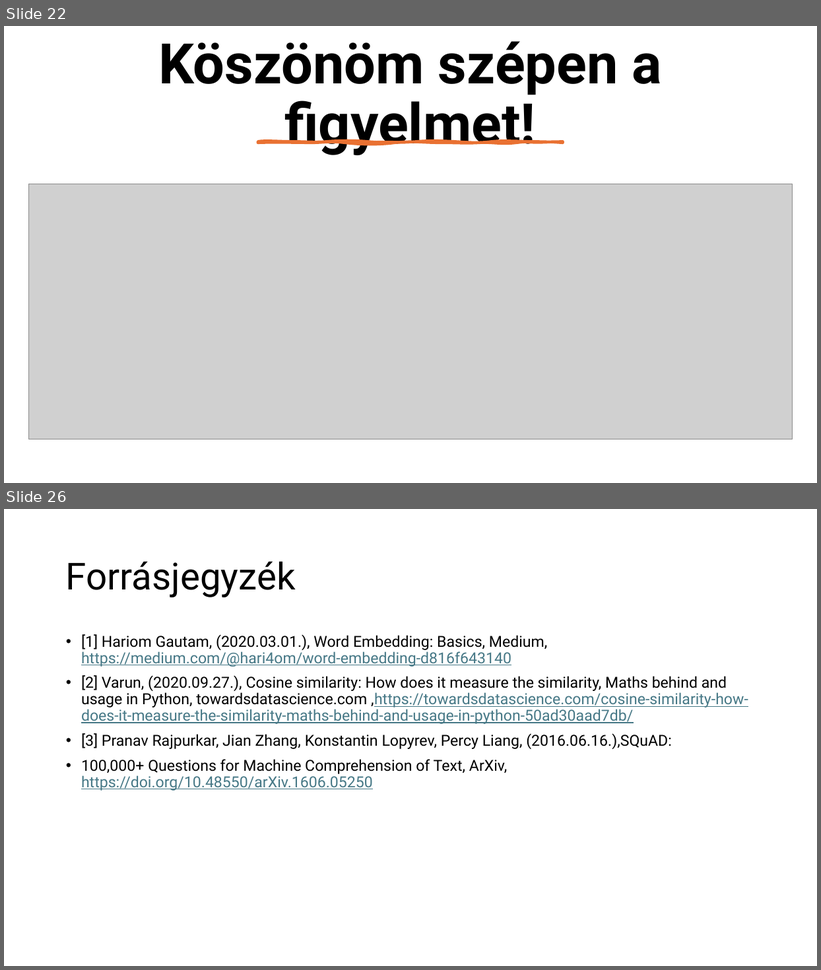
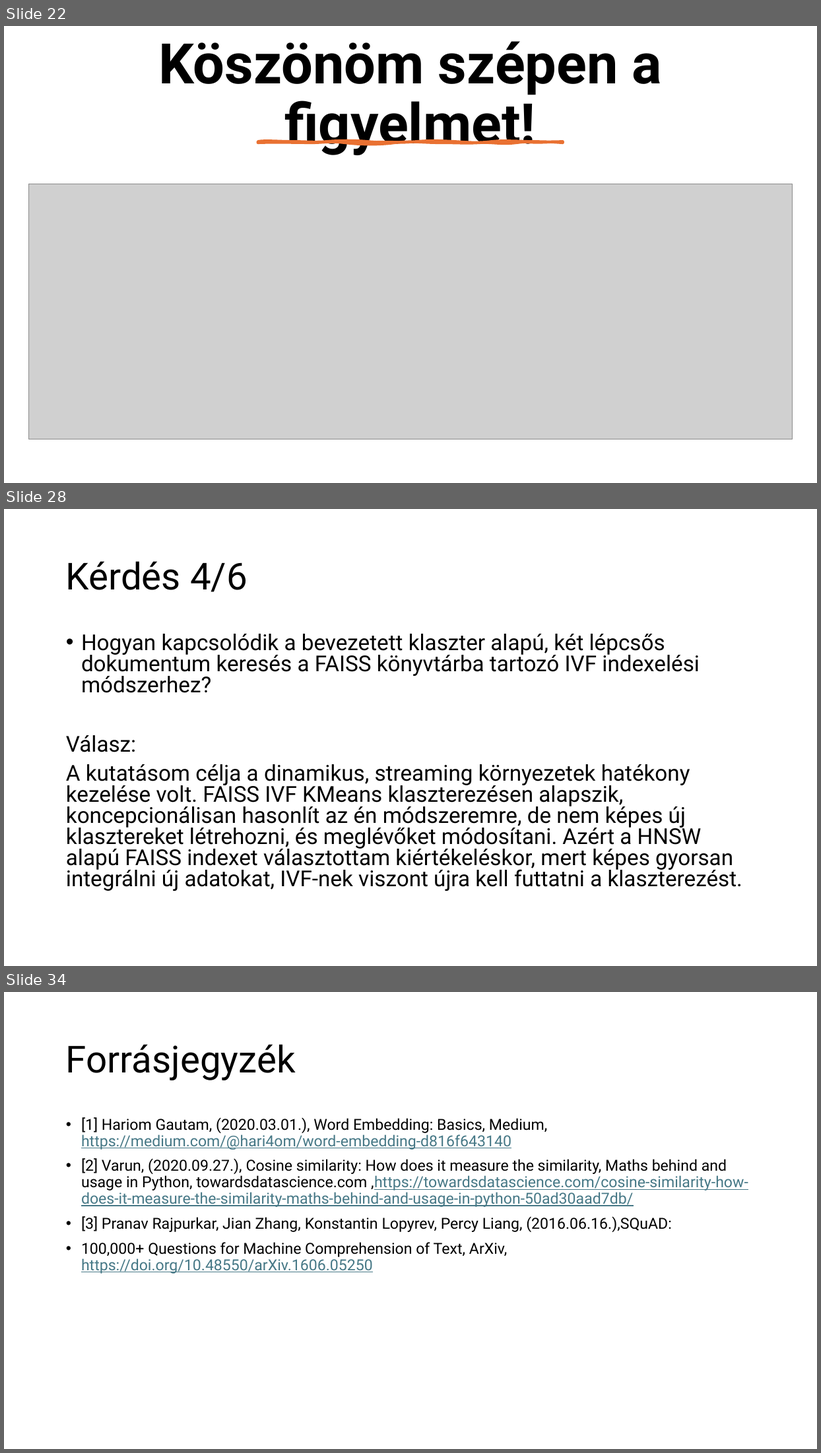
Before and after one commit to czotterbenedek/rag-onlineclustering-optimization, a slide deck: tdk/CzotterBenedek_TDK_javitott_2.0.pptx. Shown one above the other, each under a label of ours: slides 22 and 26 before the commit, slides 22, 28 and 34 after it; the slides between them are not shown. The pictures are 821x970 and 821x1453 pixels, drawn with LibreOffice and Linux fonts; fonts in the diff are those of the drawing; grey boxes stand for pictures. Boxes give left, top, right and bottom in pixels: in the first picture for what was removed or moved away, otherwise in the second. Text is boxed around its words. In the diff, an @@ line names an element or a change of style, - is before the commit and + after.

```diff
--- a/tdk/CzotterBenedek_TDK_javitott_2.0.pptx
+++ b/tdk/CzotterBenedek_TDK_javitott_2.0.pptx
@@ slide 28 added at (4,509,817,966), background #FFFFFF @@
@@ title added at (66,561,248,592), 44 pt, text #000000 @@
+Kérdés 4/6
@@ text added at (66,634,743,891), 25.9 pt, text #000000 @@
+• Hogyan kapcsolódik a bevezetett klaszter alapú, két lépcsős dokumentum keresés a FAISS könyvtárba tartozó IVF indexelési módszerhez?
+Válasz:
+A kutatásom célja a dinamikus, streaming környezetek hatékony kezelése volt. FAISS IVF KMeans klaszterezésen alapszik, koncepcionálisan hasonlít az én módszeremre, de nem képes új klasztereket létrehozni, és meglévőket módosítani. Azért a HNSW alapú FAISS indexet választottam kiértékeléskor, mert képes gyorsan integrálni új adatokat, IVF-nek viszont újra kell futtatni a klaszterezést.
@@ what was slide 26 is now slide 34 @@
```
Also in this commit, not shown: 23 slides changed, 7 other slides added, 10 other files.
